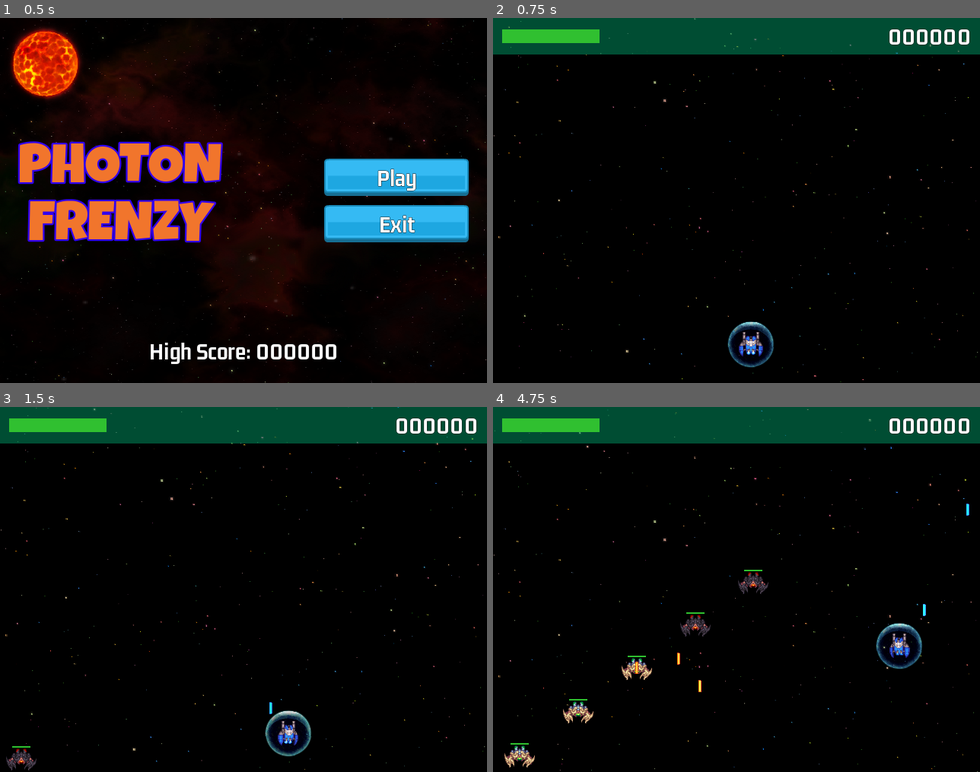
Above: before the commit, frames 1-4 (two rows, left to right).
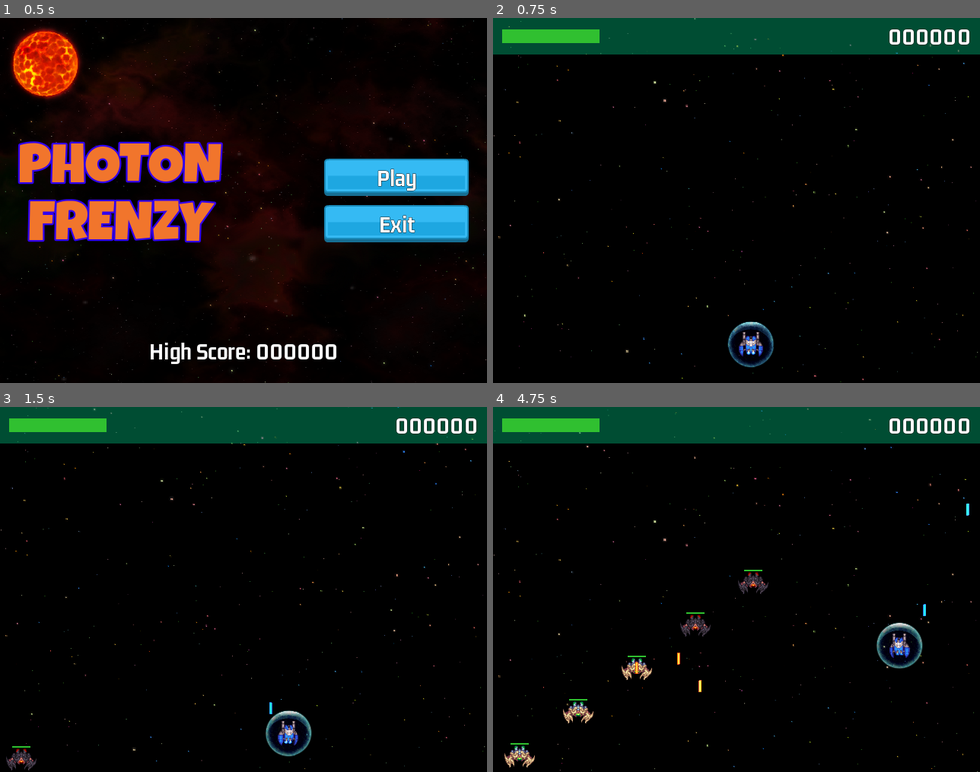
Above: after the commit, the same moments.

Repository: jaerrib/learning-godot
Game: Godot game, scene res://scenes/main/main.tscn
Two runs of this game, one before a commit and one after it. Both use one fixed random seed, a clock stepped at 60 frames per second and the inputs below.
Inputs:
- Up to frame 1 (0.5 s): no input
- Up to frame 2 (0.75 s): click "Play" at 0.5 s
- Up to frame 3 (1.5 s): hold D (right) from 1.28 s (still down); tap Space (shoot) at 1.35 s
- Up to frame 4 (4.75 s): release D (right) at 2.03 s; hold S (down) 2.03-2.78 s; tap M (maker) at 2.1, 4.35 s; tap Space (shoot) at 2.3, 2.85, 3.6, 4.55 s; hold D (right) 2.78-3.53 s; hold W (up) 3.53-4.28 s; hold A (left) from 4.28 s (still down)

Frame 1 is identical in both runs. In frame 2, less than 0.1% of the frame differs, in the area x 1-99%, y 0-99%; in frame 3, less than 0.1%; in frame 4, 0.4%, in the area x 1-99%, y 0-100%.

Commit message:
Add double shot power up

Diff:
--- a/space-ace/project.godot
+++ b/space-ace/project.godot
@@ -95,4 +95,3 @@
 [rendering]
 
 textures/canvas_textures/default_texture_filter=0
-2d/snap/snap_2d_transforms_to_pixel=true
--- a/space-ace/scenes/player/player.gd
+++ b/space-ace/scenes/player/player.gd
@@ -17,6 +17,7 @@
 @onready var shield: Shield = $Shield
 @onready var sound: AudioStreamPlayer2D = $Sound
 @onready var laser_boost_timer: Timer = $LaserBoostTimer
+@onready var double_shot_timer: Timer = $DoubleShotTimer
 
 
 const MARGIN: float = 16.0
@@ -27,7 +28,7 @@
 var _upper_left: Vector2
 var _lower_right: Vector2
 var _player_damage: int = 10
-
+var _has_double_shot: bool = false
 
 # Called when the node enters the scene tree for the first time.
 func _ready() -> void:
@@ -41,8 +42,26 @@
 	global_position += input * delta * speed
 	global_position = global_position.clamp(_upper_left, _lower_right)
 	if Input.is_action_just_pressed("shoot"):
-		shoot()
+		if _has_double_shot:
+			double_shoot()
+		else:
+			shoot()
 
+
+func double_shoot() -> void:
+	SignalManager.on_create_bullet.emit(
+		Vector2(global_position.x - 10, global_position.y),
+		bullet_direction,
+		bullet_speed,
+		BaseBullet.BulletType.PLAYER,
+	)
+	SignalManager.on_create_bullet.emit(
+		Vector2(global_position.x + 10, global_position.y),
+		bullet_direction,
+		bullet_speed,
+		BaseBullet.BulletType.PLAYER,
+	)
+	SoundManager.play_laser_random(sound)
 
 func shoot() -> void:
 	SignalManager.on_create_bullet.emit(
@@ -82,6 +101,9 @@
 				shield.enable_shield()
 			PowerUp.PowerUpType.LASER:
 				SignalManager.on_increase_player_damage.emit(laser_boost)
+			PowerUp.PowerUpType.DOUBLE:
+				_has_double_shot = true
+				double_shot_timer.start()
 	elif area is HitBox:
 		SignalManager.on_player_hit.emit(area.get_damage())
 
@@ -110,3 +132,7 @@
 	_player_damage = BASE_DAMAGE
 	laser_boost_timer.wait_time = BASE_WAIT
 	is_boosted = false
+
+
+func _on_double_shot_timer_timeout() -> void:
+	_has_double_shot = false
--- a/space-ace/scenes/player/player.tscn
+++ b/space-ace/scenes/player/player.tscn
@@ -91,5 +91,10 @@
 wait_time = 10.0
 one_shot = true
 
+[node name="DoubleShotTimer" type="Timer" parent="."]
+wait_time = 20.0
+one_shot = true
+
 [connection signal="area_entered" from="." to="." method="_on_area_entered"]
 [connection signal="timeout" from="LaserBoostTimer" to="." method="_on_laser_boost_timer_timeout"]
+[connection signal="timeout" from="DoubleShotTimer" to="." method="_on_double_shot_timer_timeout"]
--- a/space-ace/scenes/power_up/power_up.gd
+++ b/space-ace/scenes/power_up/power_up.gd
@@ -4,7 +4,7 @@
 class_name PowerUp
 
 
-enum PowerUpType { HEALTH, SHIELD, LASER }
+enum PowerUpType { HEALTH, SHIELD, LASER, DOUBLE }
 
 
 const SPEED: float = 80.0
@@ -13,6 +13,7 @@
 	PowerUpType.HEALTH: preload("res://assets/misc/powerupGreen_bolt.png"),
 	PowerUpType.SHIELD: preload("res://assets/misc/shield_gold.png"),
 	PowerUpType.LASER: preload("res://assets/misc/powerupBlue_bolt.png"),
+	PowerUpType.DOUBLE: preload("res://assets/misc/powerupRed_bolt.png"),
 }
 
 
Binary file added: space-ace/assets/misc/powerupRed_bolt.png
Not shown, added: space-ace/assets/misc/powerupRed_bolt.png.import
